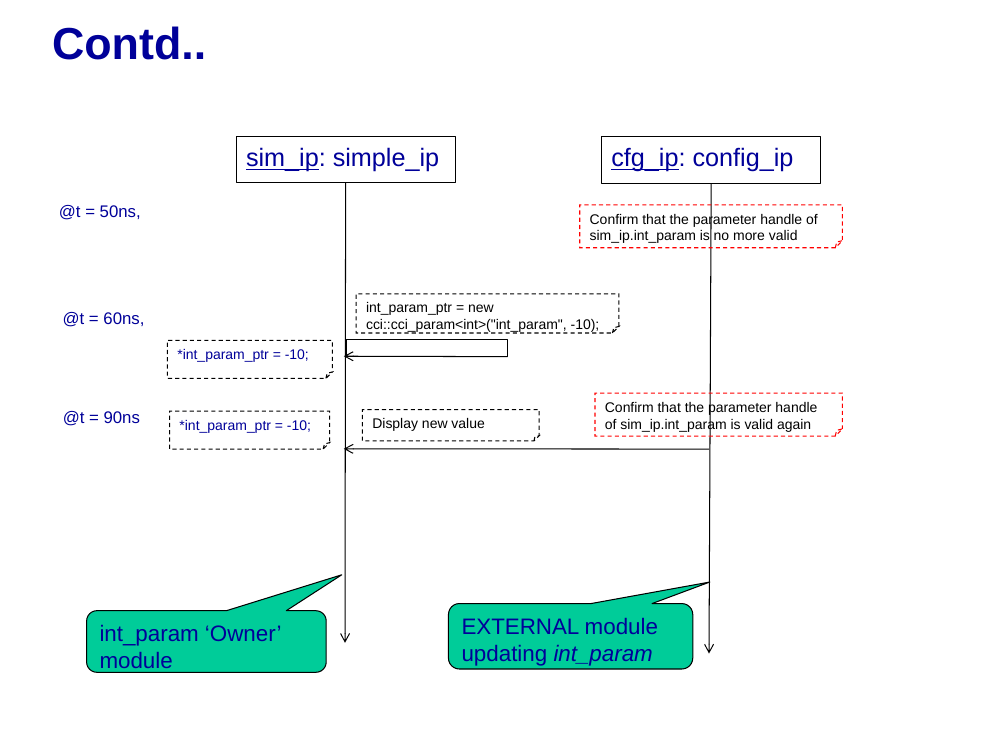
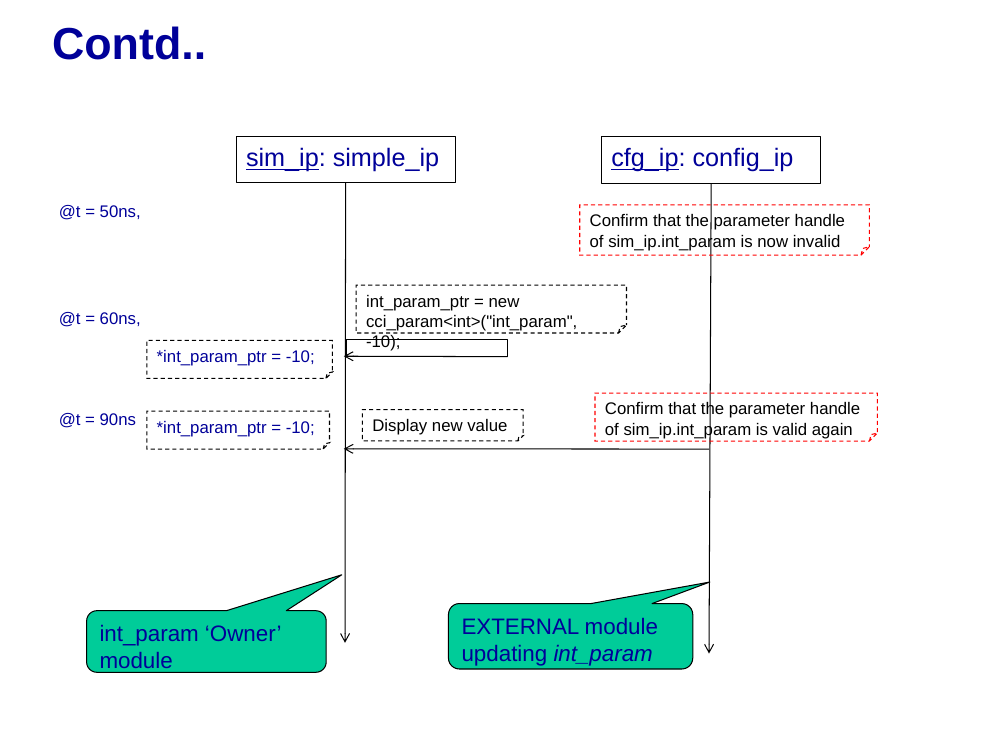
Before and after one commit to accellera-official/cci, a slide deck: slide 4 of examples/ex21_Param_Destruction_Resurrection/docs/ex21_Param_Destruction_Resurrection.ppt. Drawn at 1008x756 pixels with LibreOffice and Linux fonts; fonts in the diff are those of the drawing; background and template pictures are left out. Boxes give left, top, right and bottom in pixels: in the first picture for what was removed or moved away, otherwise in the second. Text is boxed around its words. In the diff, an @@ line names an element or a change of style, - is before the commit and + after.

```diff
--- a/examples/ex21_Param_Destruction_Resurrection/docs/ex21_Param_Destruction_Resurrection.ppt
+++ b/examples/ex21_Param_Destruction_Resurrection/docs/ex21_Param_Destruction_Resurrection.ppt
@@ folded corner "Confirm that the parameter handle ...": place and size @@
-folded corner "Confirm that the parameter handle ..." at (580,205,843,248)
+folded corner "Confirm that the parameter handle ..." at (580,205,869,255)
@@ text in folded corner at (590,214,845,251): text changed; size 10 to 12 pt @@
-Confirm that the parameter handle of sim_ip.int_param is no more valid
+Confirm that the parameter handle of sim_ip.int_param is now invalid
@@ folded corner "int_param_ptr = new cci_param<int>("int_param", -10);": place and size @@
-folded corner "int_param_ptr = new cci_param<int>("int_param", -10);" at (356,293,619,333)
+folded corner "int_param_ptr = new cci_param<int>("int_param", -10);" at (356,285,626,333)
@@ text in folded corner at (366,295,577,331): text changed; size 10 to 12 pt @@
-int_param_ptr = new cci::cci_param<int>("int_param", -10);
+int_param_ptr = new cci_param<int>("int_param", -10);
@@ text "@t = 60ns,": place and size @@
-text "@t = 60ns," at (63,312,144,327)
+text "@t = 60ns," at (59,312,141,327)
@@ folded corner "*int_param_ptr = -10;": place and size @@
-folded corner "*int_param_ptr = -10;" at (167,341,333,379)
+folded corner "*int_param_ptr = -10;" at (147,341,333,379)
@@ text "@t = 90ns": place and size @@
-text "@t = 90ns" at (63,411,140,426)
+text "@t = 90ns" at (59,413,136,428)
@@ folded corner "*int_param_ptr = -10;": place and size @@
-folded corner "*int_param_ptr = -10;" at (169,411,330,450)
+folded corner "*int_param_ptr = -10;" at (147,411,330,450)
@@ folded corner "Display new value": place and size @@
-folded corner "Display new value" at (363,409,539,440)
+folded corner "Display new value" at (363,409,523,440)
@@ size 10 to 12 pt in 4 elements at (363,409,523,440), (147,341,333,379), (147,411,330,450), (595,393,877,442) @@
@@ folded corner "Confirm that the parameter handle ...": place and size @@
-folded corner "Confirm that the parameter handle ..." at (595,393,842,436)
+folded corner "Confirm that the parameter handle ..." at (595,393,877,442)
```
Also in this commit, not shown: 3 other slides changed, 1 other file.
